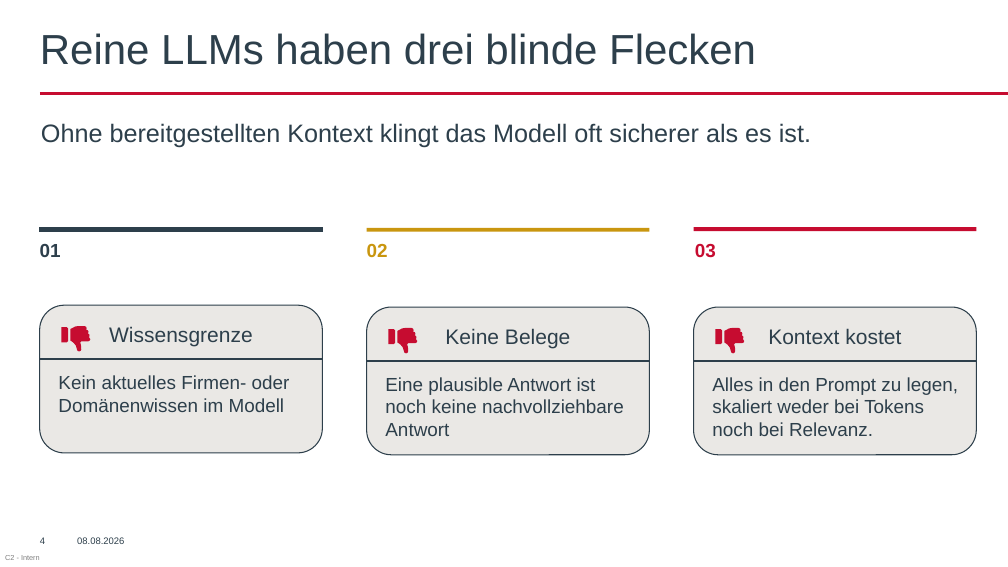
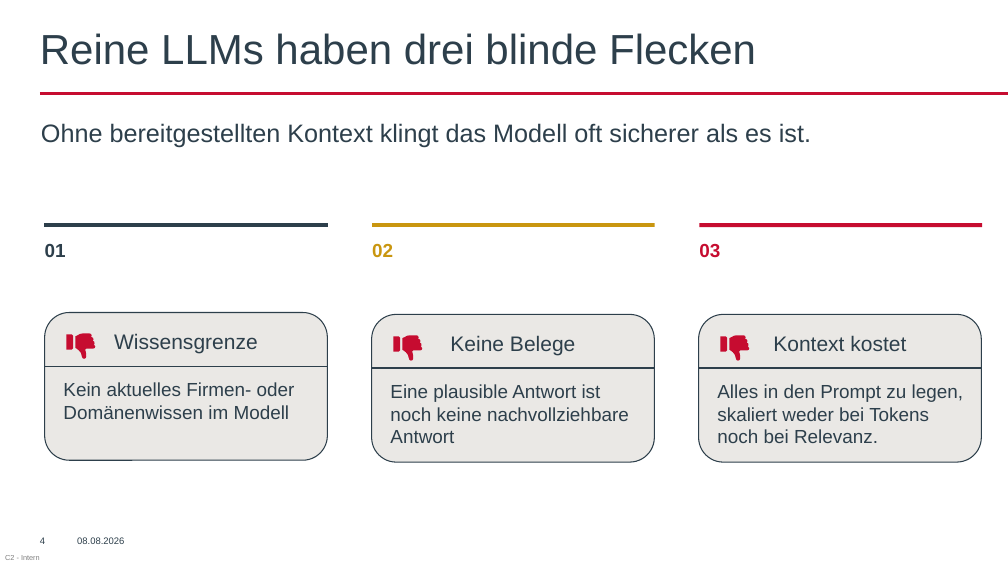
Before and after one commit to AkrosAG/RAG-Workshop, a slide deck: slide 4 of RAG_Workshop.pptx. Drawn at 1008x567 pixels with LibreOffice and Linux fonts; fonts in the diff are those of the drawing; background and template pictures are left out. Boxes give left, top, right and bottom in pixels: in the first picture for what was removed or moved away, otherwise in the second. Text is boxed around its words. In the diff, an @@ line names an element or a change of style, - is before the commit and + after.

```diff
--- a/RAG_Workshop.pptx
+++ b/RAG_Workshop.pptx
@@ 3 texts: place and size @@
-3 texts at [40,244,716,258]
+3 texts at [45,243,720,258]
@@ 3 rectangles: place and size @@
-3 rectangles at [39,228,976,231]
+3 rectangles at [45,223,982,227]
@@ 2 freeform shapes, 2 rounded rectangles, 1 text, 1 line: place and size @@
-2 freeform shapes, 2 rounded rectangles, 1 text, 1 line at [39,307,976,454]
+2 freeform shapes, 2 rounded rectangles, 1 text, 1 line at [45,315,982,462]
@@ 5 texts, 4 freeform shapes, 2 lines, 1 rounded rectangle: place and size @@
-5 texts, 4 freeform shapes, 2 lines, 1 rounded rectangle at [39,306,976,453]
+5 texts, 4 freeform shapes, 2 lines, 1 rounded rectangle at [45,312,982,460]
```
Also in this commit, not shown: 15 other slides changed, 1 other file.
